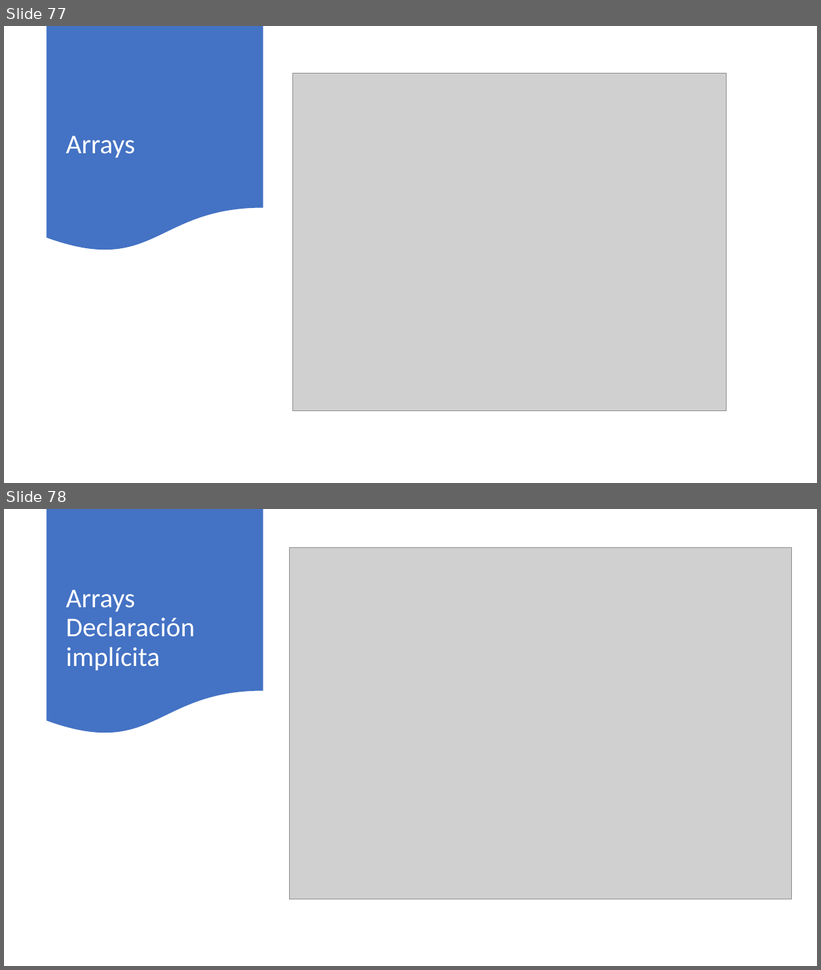
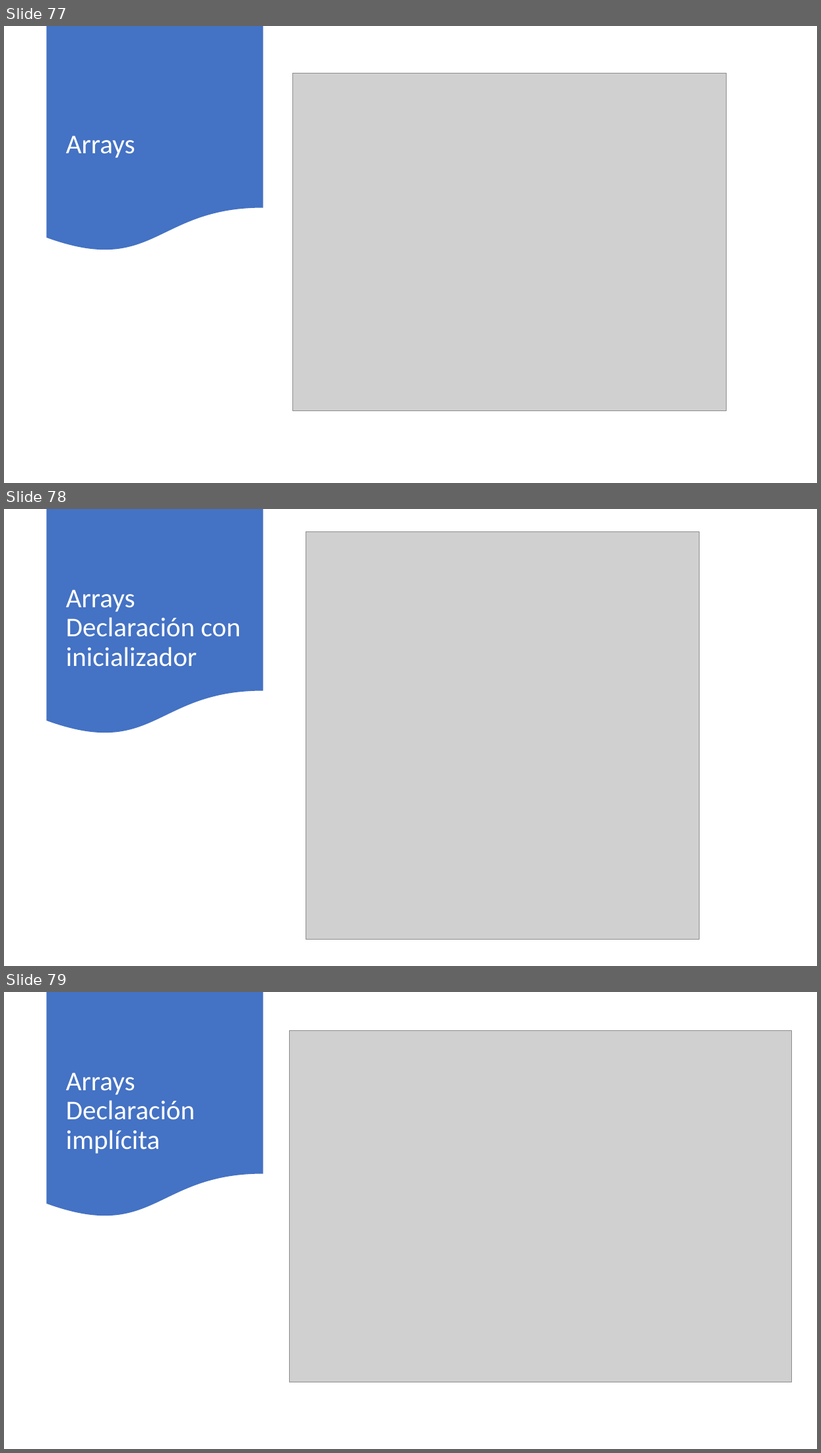
Before and after one commit to AlbertOsinaga/Curso201, a slide deck: Curso201.pptx. Shown one above the other, each under a label of ours: slides 77 and 78 before the commit, slides 77, 78 and 79 after it. The pictures are 821x970 and 821x1453 pixels, drawn with LibreOffice and Linux fonts; fonts in the diff are those of the drawing; grey boxes stand for pictures. Boxes give left, top, right and bottom in pixels: in the first picture for what was removed or moved away, otherwise in the second. Text is boxed around its words. In the diff, an @@ line names an element or a change of style, - is before the commit and + after.

```diff
--- a/Curso201.pptx
+++ b/Curso201.pptx
@@ slide 78 added at box(4, 509, 817, 966), background #FFFFFF @@
@@ flow chart document added at box(47, 509, 263, 736), fill #4472C4 @@
@@ picture added at box(306, 532, 700, 940) @@
@@ title added at box(66, 590, 240, 667), 32 pt, text #FFFFFF @@
+Arrays
+Declaración con inicializador
@@ what was slide 78 is now slide 79 @@
```
Also in this commit, not shown: 5 other slides added, 14 other files.
